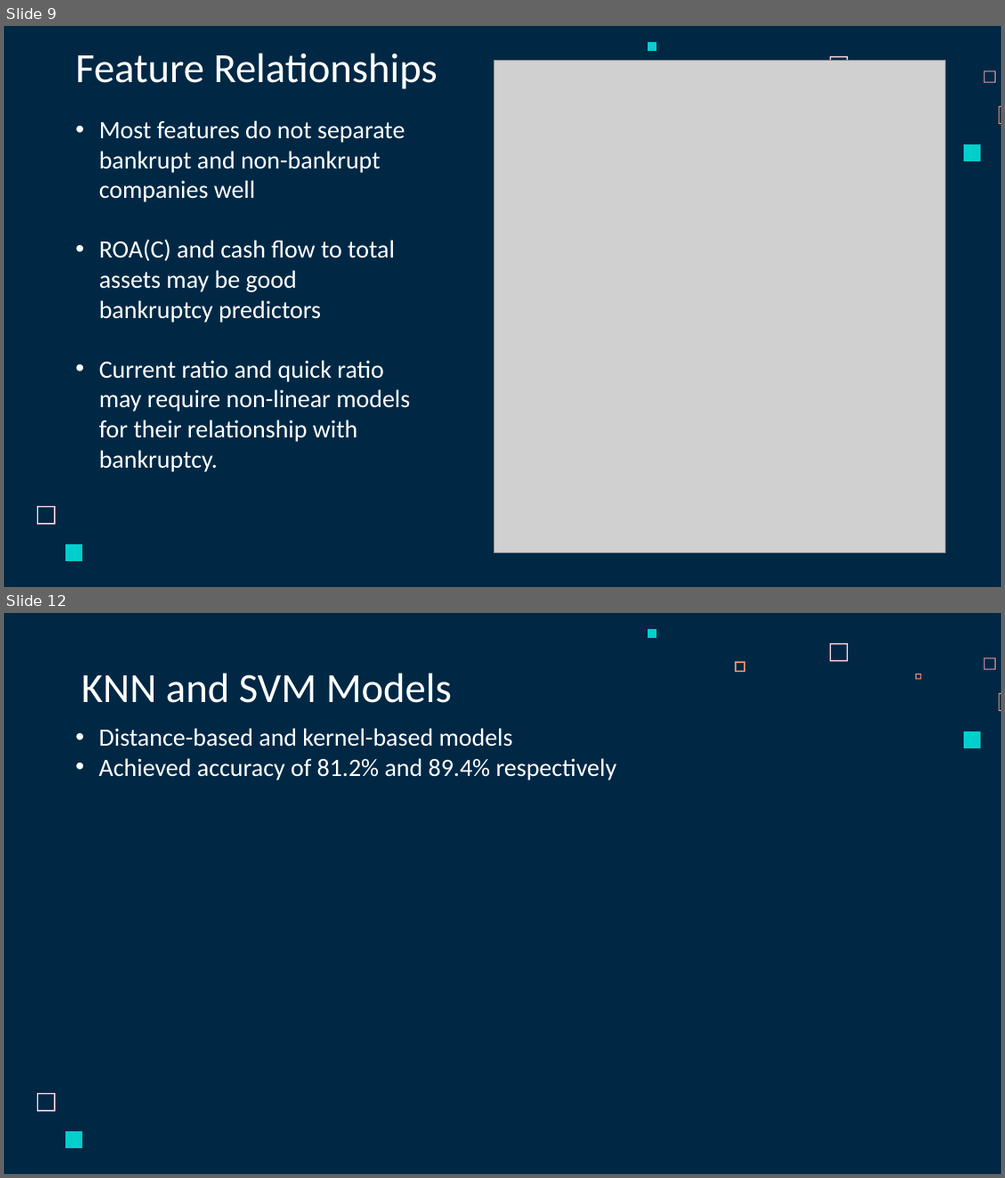
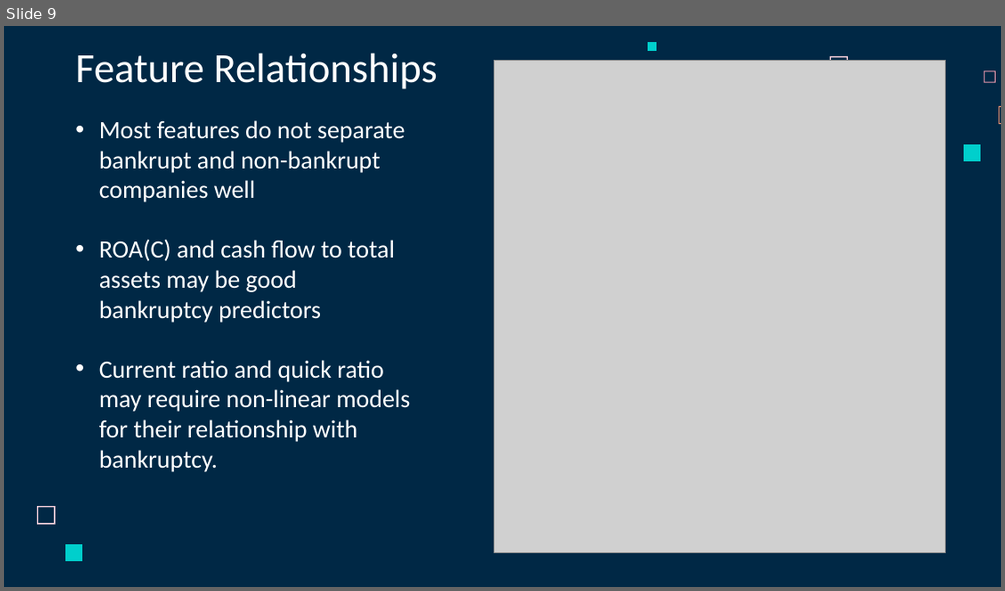
Before and after one commit to whoismanoj/Team8-Company-Bankruptcy-Prediction-Mini-Project-DSAI, a slide deck: SC1015 Project Slides.pptx. Shown one above the other, each under a label of ours: slides 9 and 12 before the commit, slide 9 after it; the slides between them are not shown. The pictures are 1005x1178 and 1005x591 pixels, drawn with LibreOffice and Linux fonts; fonts in the diff are those of the drawing; grey boxes stand for pictures. Boxes give left, top, right and bottom in pixels: in the first picture for what was removed or moved away, otherwise in the second. Text is boxed around its words. In the diff, an @@ line names an element or a change of style, - is before the commit and + after.

```diff
--- a/SC1015 Project Slides.pptx
+++ b/SC1015 Project Slides.pptx
@@ slide 12 removed at (4,613,1001,1174), background #002845; not listed: 7 template elements that a slide beside it also shows @@
@@ freeform shape removed at (735,662,744,672) @@
@@ title removed at (81,673,452,703) @@
-KNN and SVM Models
@@ freeform shape removed at (915,674,921,680) @@
@@ text removed at (99,728,617,780) @@
-• Distance-based and kernel-based models
-• Achieved accuracy of 81.2% and 89.4% respectively
```
Also in this commit, not shown: 4 slides changed, 3 slides added, 3 other slides removed.
